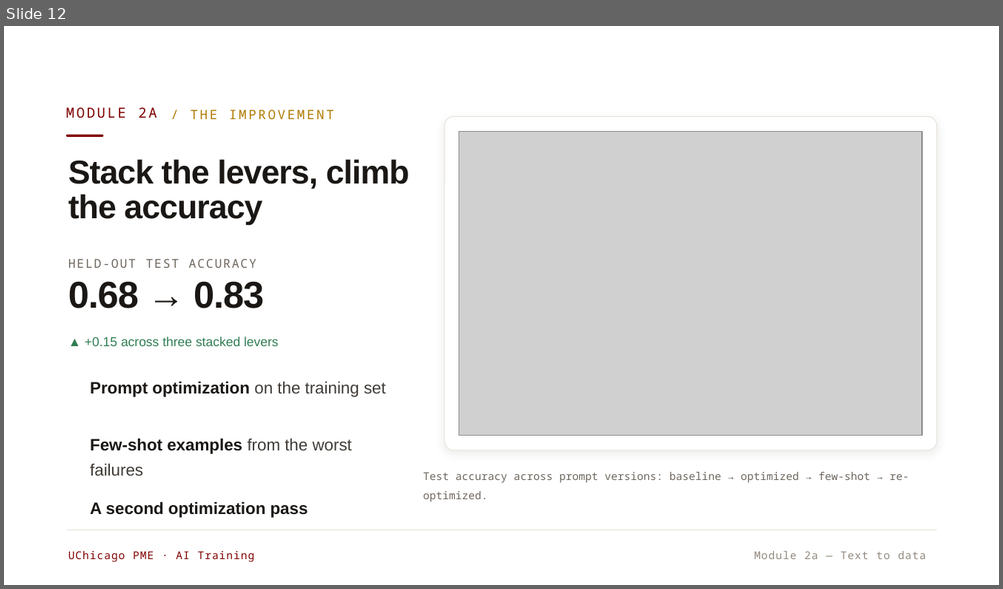
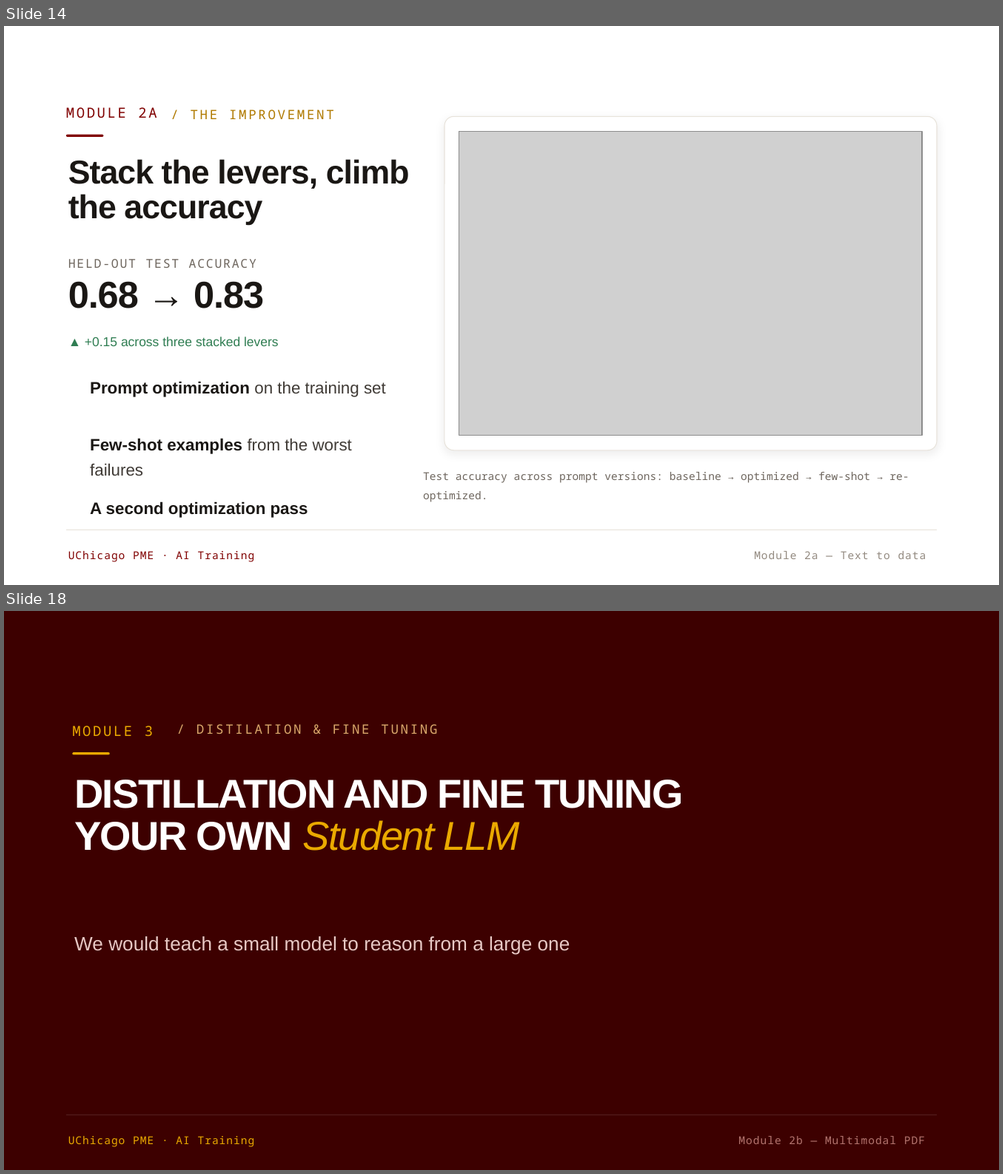
Before and after one commit to ruiding-uchicago/NRT_Training_Materials, a slide deck: UChicago-PME-AI-Training.pptx. Shown one above the other, each under a label of ours: slide 12 before the commit, slides 14 and 18 after it; the slides between them are not shown. The pictures are 1003x589 and 1003x1174 pixels, drawn with LibreOffice and Linux fonts; fonts in the diff are those of the drawing; grey boxes stand for pictures. Boxes give left, top, right and bottom in pixels: in the first picture for what was removed or moved away, otherwise in the second. Text is boxed around its words. In the diff, an @@ line names an element or a change of style, - is before the commit and + after.

```diff
--- a/UChicago-PME-AI-Training.pptx
+++ b/UChicago-PME-AI-Training.pptx
@@ slide 18 added at [4, 611, 999, 1170], background #FFFFFF @@
@@ rectangle added at [4, 611, 999, 1170], fill #3D0000 @@
@@ text added at [72, 726, 153, 736], 13.5 pt, text #EAAA00 @@
+MODULE 3
@@ text added at [196, 724, 437, 734], 12.5 pt, text #D9A86B @@
+/ DISTILATION & FINE TUNING
@@ rounded rectangle added at [73, 753, 110, 755], fill #EAAA00 @@
@@ text added at [74, 780, 683, 851], 38.8 pt, text #FFFFFF, bold @@
+DISTILLATION AND FINE TUNING YOUR OWN Student LLM
@@ text added at [74, 937, 570, 955], 18.8 pt, text #E7C9C5 @@
+We would teach a small model to reason from a large one
@@ rectangle added at [66, 1116, 936, 1116], fill #FFFFFF at 12% opacity @@
@@ text added at [68, 1136, 255, 1147], 10.4 pt, text #EAAA00 @@
+UChicago PME · AI Training
@@ text added at [738, 1136, 925, 1145], 10.4 pt, text #B3756F @@
+Module 2b — Multimodal PDF
@@ what was slide 12 is now slide 14 @@
```
Also in this commit, not shown: 4 slides changed, 3 other slides added.
